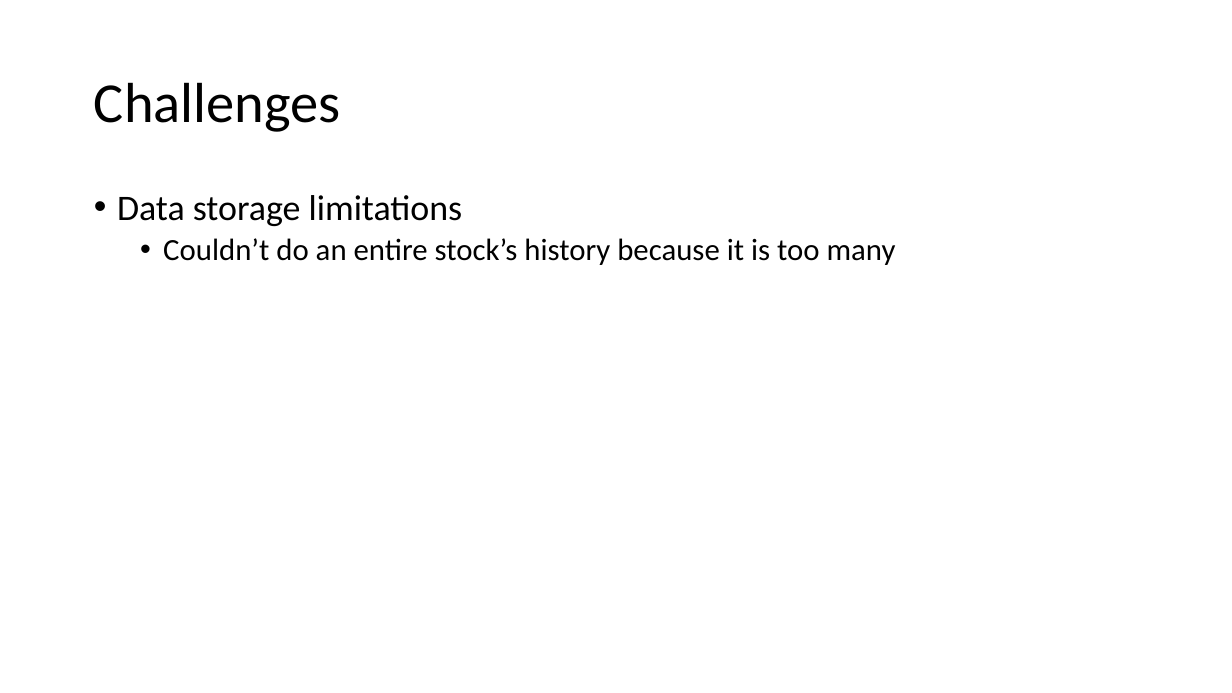
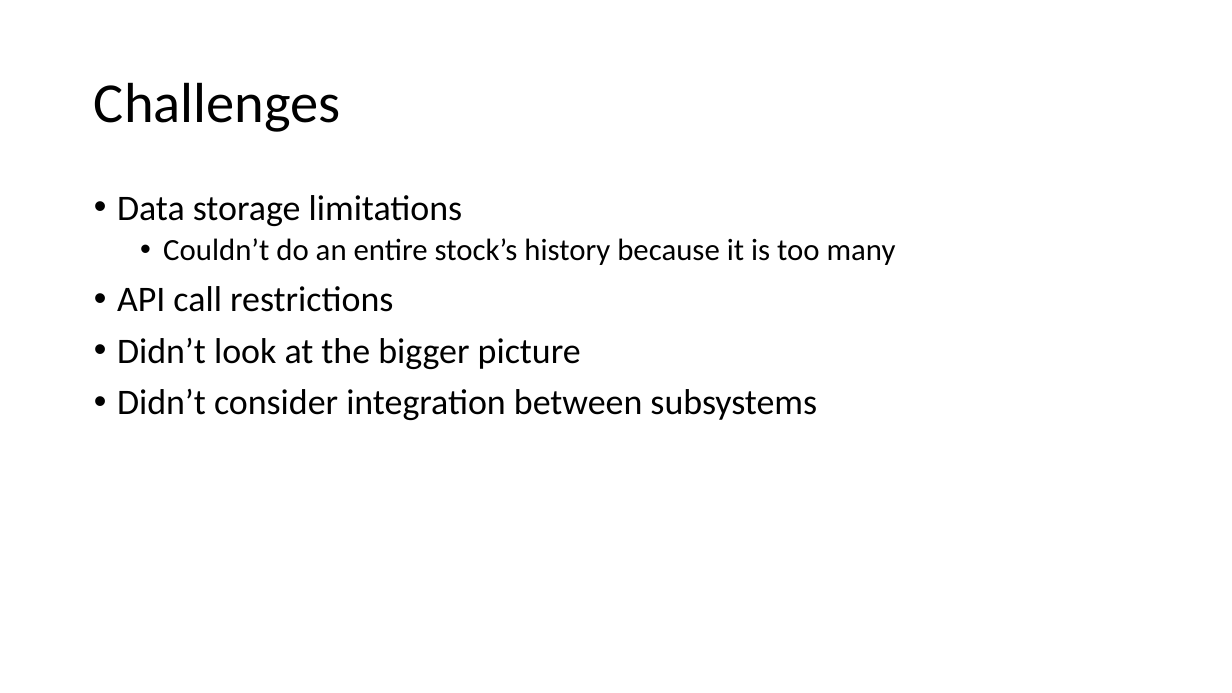
Before and after one commit to jjh68069/3308_Project, a slide deck: slide 12 of Documentation/ProjectPart5.pptx. Drawn at 1232x693 pixels with LibreOffice and Linux fonts; fonts in the diff are those of the drawing. Boxes give left, top, right and bottom in pixels: in the first picture for what was removed or moved away, otherwise in the second. Text is boxed around its words. In the diff, an @@ line names an element or a change of style, - is before the commit and + after.

```diff
--- a/Documentation/ProjectPart5.pptx
+++ b/Documentation/ProjectPart5.pptx
@@ text at [117,286,817,420]: paragraphs added @@
+• API call restrictions
+• Didn’t look at the bigger picture
+• Didn’t consider integration between subsystems
```
Also in this commit, not shown: 8 other slides changed, 2 other files.
